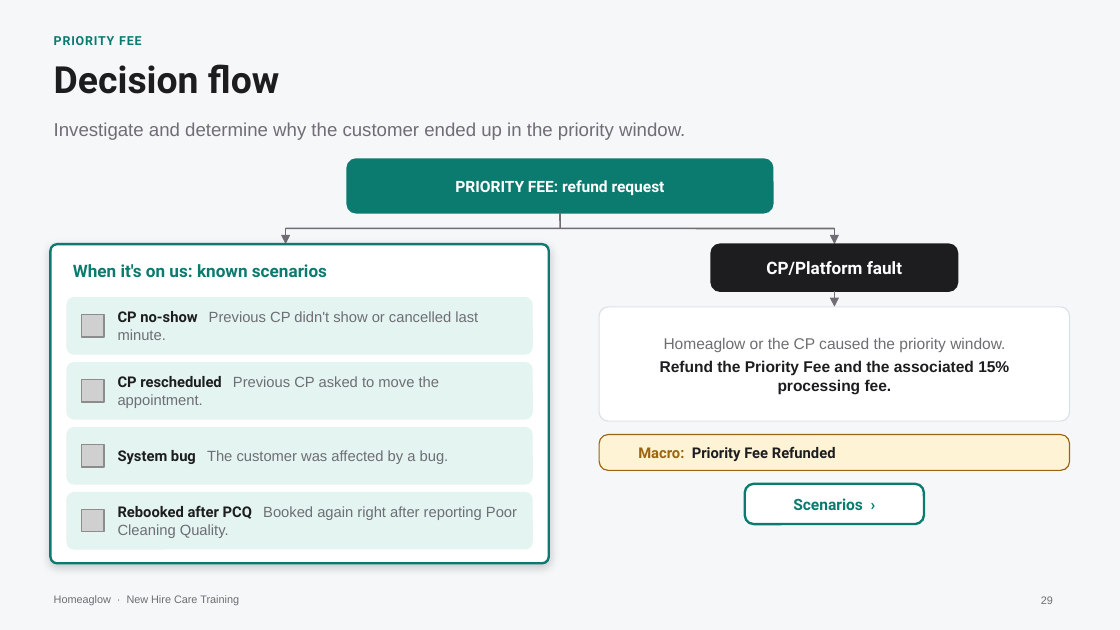
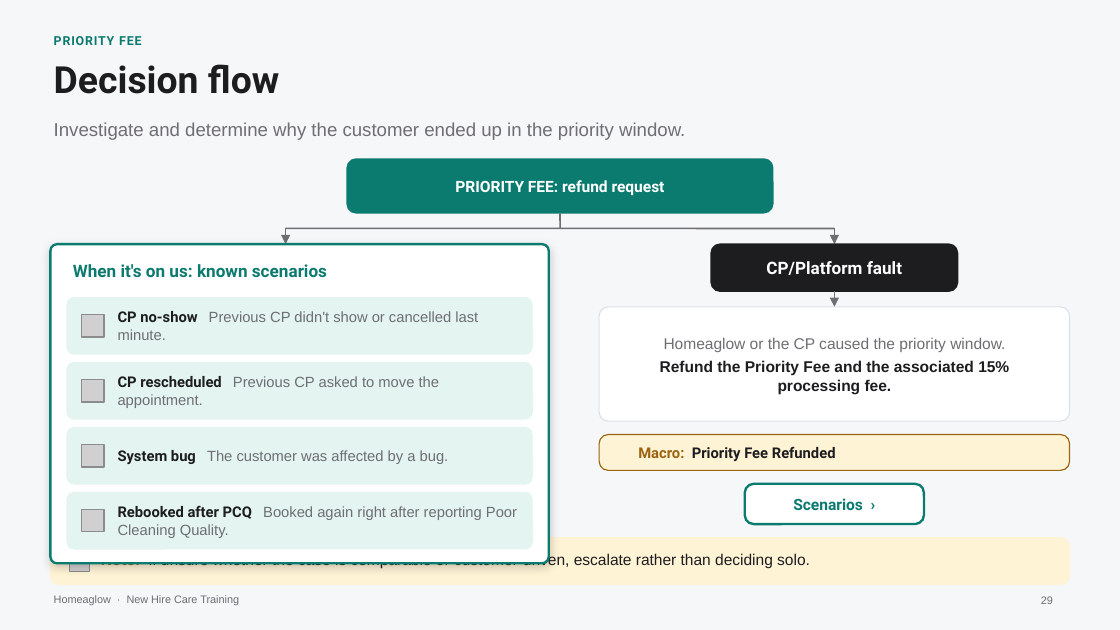
Before and after one commit to anjulimichelle/training, a slide deck: slide 29 of incorrect-info-lmc-lockout/incorrect-info-lmc-lockout.pptx. Drawn at 1120x630 pixels with LibreOffice and Linux fonts; fonts in the diff are those of the drawing; grey boxes stand for pictures; background and template pictures are left out. Boxes give left, top, right and bottom in pixels: in the first picture for what was removed or moved away, otherwise in the second. Text is boxed around its words. In the diff, an @@ line names an element or a change of style, - is before the commit and + after.

```diff
--- a/incorrect-info-lmc-lockout/incorrect-info-lmc-lockout.pptx
+++ b/incorrect-info-lmc-lockout/incorrect-info-lmc-lockout.pptx
@@ rounded rectangle added at [50,538,1070,585], fill #FFF3D6, outline #FFF3D6 0.75 pt @@
@@ picture added at [69,551,90,571] @@
@@ text added at [101,552,810,568], 10 pt, text #1D1D1F @@
+Note: if unsure whether the case is comparable or customer-driven, escalate rather than deciding solo.
```
Also in this commit, not shown: 1 other file.
